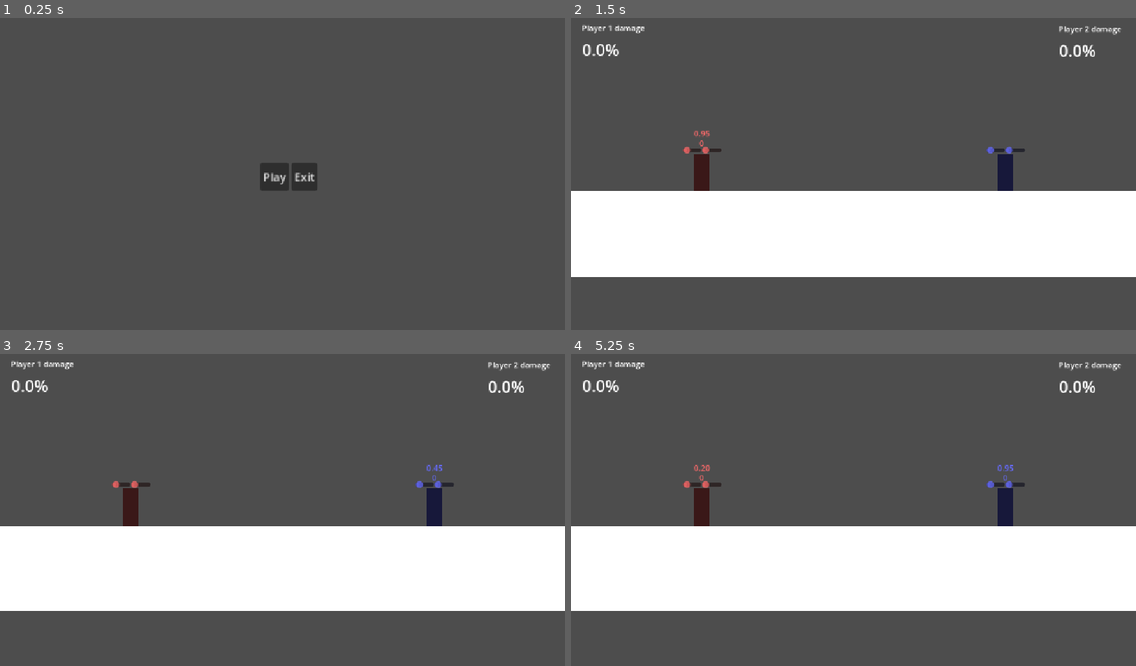
Above: before the commit, frames 1-4 (two rows, left to right).
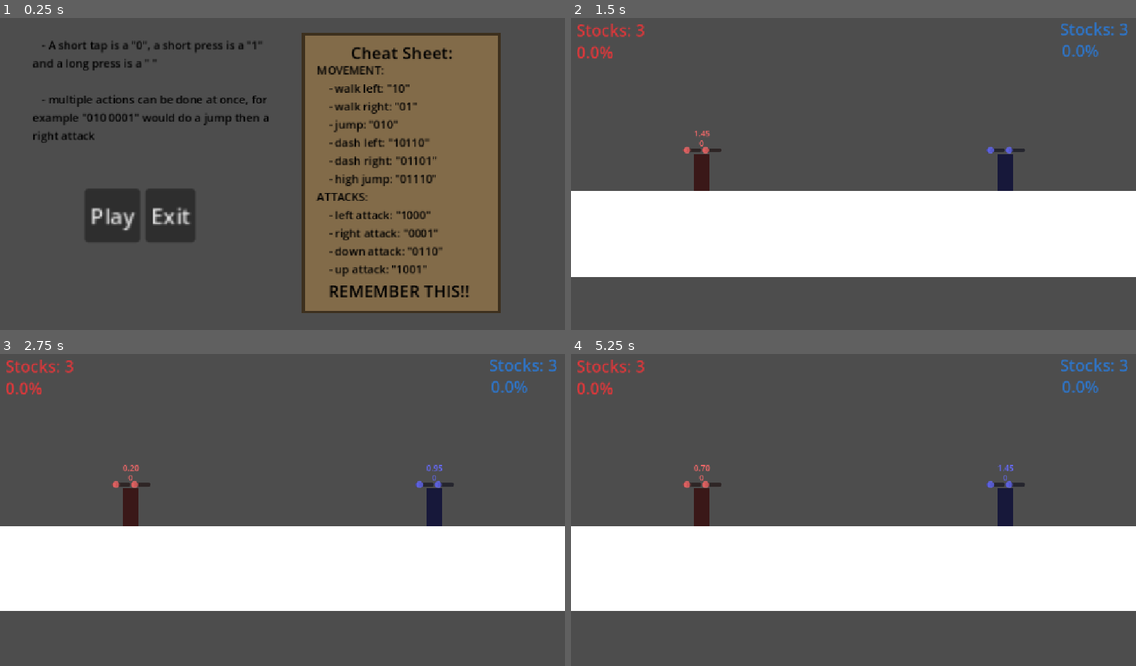
Above: after the commit, the same moments.

Repository: Bolb2019/OneKey
Game: Godot game, scene res://UI/menu.tscn
Same seed, same stepped clock (60 frames per second), same inputs: the game is played once before the commit and once after it.
Inputs (mouse positions are in pixels of both pictures, inside the frame that each line leads up to):
- Up to frame 1 (0.25 s): no input
- Up to frame 2 (1.5 s): click "Play" at 0.5 s; tap Enter at 1.25 s; move the mouse to (977, 155) at 1.27 s; hold Right from 1.28 s (still down); tap Q (OneKey_L) at 1.35 s; click (977, 155) at 1.42 s
- Up to frame 3 (2.75 s): keep holding Right; tap Up at 1.52, 2.27 s; tap Space at 2 s; move the mouse to (169, 522) at 2.02 s; tap N (OneKey_R) at 2.1 s
- Up to frame 4 (5.25 s): tap Enter at 2.75, 4.25 s; move the mouse to (910, 438) at 2.77 s; release Right at 2.78 s; hold Left 2.78-3.53 s; tap Alt at 2.85 s; tap Space at 3.5, 5 s; move the mouse to (825, 569) at 3.52 s; hold Right 3.53-5.03 s; tap Shift at 3.6 s; click (825, 569) at 3.67 s; tap Up at 3.77, 4.52 s; move the mouse to (1023, 553) at 4.27 s; tap Q (OneKey_L) at 4.35 s; move the mouse to (684, 460) at 5.02 s; hold Left from 5.03 s (still down); tap N (OneKey_R) at 5.1 s

The runs differ from the first frame. In frame 1, 36% of the frame differs, in the area x 5-89%, y 4-95%; in frame 2, 1.0%; in frame 3, 1.1%; in frame 4, 1.1%.

Commit message:
Game loop is complete, idk if/what to add tbh

Diff:
--- a/Main/Main.tscn
+++ b/Main/Main.tscn
@@ -2,18 +2,19 @@
 
 [ext_resource type="Script" uid="uid://dxv0y2bvbr11d" path="res://Main/camera.gd" id="1_83ytx"]
 [ext_resource type="PackedScene" uid="uid://bhfg834if323s" path="res://Player/Player.tscn" id="1_lxy7q"]
+[ext_resource type="Script" uid="uid://sifwf6ka1l81" path="res://Main/win.gd" id="3_amygn"]
 
 [sub_resource type="RectangleShape2D" id="RectangleShape2D_rxg2q"]
 size = Vector2(4454, 233)
-
-[sub_resource type="RectangleShape2D" id="RectangleShape2D_83ytx"]
-size = Vector2(1541, 2315)
 
 [sub_resource type="RectangleShape2D" id="RectangleShape2D_amygn"]
 size = Vector2(536.5, 2320)
 
 [sub_resource type="LabelSettings" id="LabelSettings_83ytx"]
 font_size = 33
+
+[sub_resource type="LabelSettings" id="LabelSettings_ps1la"]
+font_size = 146
 
 [node name="Node2D" type="Node2D" unique_id=1966251440]
 
@@ -32,35 +33,11 @@
 position = Vector2(-10, 0)
 shape = SubResource("RectangleShape2D_rxg2q")
 
-[node name="Danger" type="Area2D" parent="." unique_id=1230513254]
-position = Vector2(0, -232)
-scale = Vector2(0.75, 0.75)
-
-[node name="ColorRect2" type="ColorRect" parent="Danger" unique_id=188453257]
-offset_left = -2426.0
-offset_top = -2247.0
-offset_right = -876.0
-offset_bottom = 82.0
-color = Color(0.5714965, 0.11769725, 0.093138106, 0.21568628)
-
-[node name="ColorRect3" type="ColorRect" parent="Danger" unique_id=721507646]
-offset_left = 938.0
-offset_top = -2246.0
-offset_right = 2498.6667
-offset_bottom = 83.0
-color = Color(0.5714965, 0.11769725, 0.093138106, 0.21568628)
-
-[node name="CollisionShape2D2" type="CollisionShape2D" parent="Danger" unique_id=1498050117]
-position = Vector2(-1649.5, -1086)
-shape = SubResource("RectangleShape2D_83ytx")
-
-[node name="CollisionShape2D" type="CollisionShape2D" parent="Danger" unique_id=725987073]
-position = Vector2(1718, -1076)
-shape = SubResource("RectangleShape2D_83ytx")
-
 [node name="Death" type="Area2D" parent="." unique_id=1302523321]
 position = Vector2(0, -232)
 scale = Vector2(0.75, 0.75)
+collision_layer = 255
+collision_mask = 255
 
 [node name="ColorRect2" type="ColorRect" parent="Death" unique_id=521256749]
 offset_left = -2199.0
@@ -84,6 +61,20 @@
 position = Vector2(1910.25, -1078.001)
 shape = SubResource("RectangleShape2D_amygn")
 
+[node name="ColorRect4" type="ColorRect" parent="Death" unique_id=188453257]
+offset_left = -2426.0
+offset_top = -2247.0002
+offset_right = -876.0
+offset_bottom = 81.999756
+color = Color(0.5714965, 0.11769725, 0.093138106, 0.21568628)
+
+[node name="ColorRect5" type="ColorRect" parent="Death" unique_id=721507646]
+offset_left = 938.0
+offset_top = -2246.0002
+offset_right = 2498.6667
+offset_bottom = 82.999756
+color = Color(0.5714965, 0.11769725, 0.093138106, 0.21568628)
+
 [node name="Camera2D" type="Camera2D" parent="." unique_id=1984285792]
 position = Vector2(13, -562)
 script = ExtResource("1_83ytx")
@@ -99,33 +90,59 @@
 [node name="CanvasLayer" type="CanvasLayer" parent="." unique_id=1213274630]
 
 [node name="Player1" type="Label" parent="CanvasLayer" unique_id=1623527664]
+modulate = Color(0.8649178, 0.21565875, 0.22833344, 1)
 offset_left = 22.0
 offset_top = 20.0
 offset_right = 150.0
 offset_bottom = 43.0
-text = "Player 1 damage"
+
+[node name="stocks" type="Label" parent="CanvasLayer/Player1" unique_id=1652440058]
+layout_mode = 0
+offset_left = -11.0
+offset_top = -7.0
+offset_right = 128.0
+offset_bottom = 39.0
+text = "Stocks: 3"
+label_settings = SubResource("LabelSettings_83ytx")
 
 [node name="dmg" type="Label" parent="CanvasLayer/Player1" unique_id=930222034]
 layout_mode = 0
-offset_left = 1.0
-offset_top = 33.0
-offset_right = 129.0
-offset_bottom = 56.0
+offset_left = -11.0
+offset_top = 38.0
+offset_right = 117.0
+offset_bottom = 84.0
 text = "0%"
 label_settings = SubResource("LabelSettings_83ytx")
 
 [node name="Player2" type="Label" parent="CanvasLayer" unique_id=1746968936]
+modulate = Color(0.17986274, 0.45619684, 0.7813943, 1)
 offset_left = 994.0
 offset_top = 22.0
 offset_right = 1122.0
 offset_bottom = 45.0
-text = "Player 2 damage"
+
+[node name="stocks" type="Label" parent="CanvasLayer/Player2" unique_id=149803960]
+layout_mode = 0
+offset_left = 3.0
+offset_top = -11.0
+offset_right = 142.0
+offset_bottom = 35.0
+text = "Stocks: 3"
+label_settings = SubResource("LabelSettings_83ytx")
 
 [node name="dmg" type="Label" parent="CanvasLayer/Player2" unique_id=20956554]
 layout_mode = 0
-offset_left = 1.0
+offset_left = 7.0
 offset_top = 33.0
-offset_right = 129.0
-offset_bottom = 56.0
+offset_right = 135.0
+offset_bottom = 79.0
 text = "0%"
 label_settings = SubResource("LabelSettings_83ytx")
+
+[node name="Label" type="Label" parent="CanvasLayer" unique_id=1773682487]
+offset_left = 194.0
+offset_top = 257.0
+offset_right = 1135.0
+offset_bottom = 457.0
+label_settings = SubResource("LabelSettings_ps1la")
+script = ExtResource("3_amygn")
--- a/Main/camera.gd
+++ b/Main/camera.gd
@@ -12,6 +12,8 @@
 func _process(delta):
 	$"../CanvasLayer/Player1/dmg".text = str(GlobalStats.damage_p1) + "%"
 	$"../CanvasLayer/Player2/dmg".text = str(GlobalStats.damage_p2) + "%"
+	$"../CanvasLayer/Player1/stocks".text = "Stocks: " + str(GlobalStats.stocks_p1)
+	$"../CanvasLayer/Player2/stocks".text = "Stocks: " + str(GlobalStats.stocks_p2)
 
 	# Center camera between players
 	var center = (player1.global_position + player2.global_position) / 2.0
--- /dev/null
+++ b/Main/win.gd
@@ -0,0 +1,16 @@
+extends Label
+
+
+# Called when the node enters the scene tree for the first time.
+func _ready() -> void:
+	text = ""
+
+
+# Called every frame. 'delta' is the elapsed time since the previous frame.
+func _process(delta: float) -> void:
+	if GlobalStats.winner == "p1":
+		text = "Red Wins"
+		modulate = Color(0.788, 0.0, 0.0)
+	elif GlobalStats.winner == "p2":
+		text = "Blue Wins"
+		modulate = Color(0.179, 0.409, 0.739)
--- a/Player/GlobalStats.gd
+++ b/Player/GlobalStats.gd
@@ -2,3 +2,6 @@
 
 var damage_p1 = 0.0
 var damage_p2 = 0.0
+var stocks_p1 = 3
+var stocks_p2 = 3
+var winner = ""
--- a/Player/Player.tscn
+++ b/Player/Player.tscn
@@ -66,6 +66,7 @@
 autowrap_mode = 2
 
 [node name="Timer" type="Timer" parent="Use" unique_id=240615571]
+wait_time = 1.5
 one_shot = true
 
 [node name="Attack_L" type="Area2D" parent="." unique_id=337351970]
--- a/Player/character_body_2d.gd
+++ b/Player/character_body_2d.gd
@@ -42,6 +42,17 @@
 func _ready() -> void:
 	if name == "Player_2":
 		input = "OneKey_R"
+
+	if name == "Player_1":
+		collision_layer = 2
+		collision_mask = 3
+	elif name == "Player_2":
+		collision_layer = 4
+		collision_mask = 5
+
+	var death_zone = get_tree().current_scene.get_node_or_null("Death")
+	if death_zone != null:
+		death_zone.connect("body_entered", Callable(self, "_on_death_area_body_entered"))
 
 func _physics_process(delta: float) -> void:
 	time += delta
@@ -175,16 +186,46 @@
 
 func _register_hit_damage(dmg) -> void:
 	if name == "Player_1":
+		GlobalStats.damage_p2 += dmg
+	elif name == "Player_2":
 		GlobalStats.damage_p1 += dmg
-	elif name == "Player_2":
-		GlobalStats.damage_p2 += dmg
 
 func _apply_knockback(area: Area2D) -> void:
 	var knockback = ATTACK_KNOCKBACK.get(area.name, Vector2.ZERO)
 
 	if name == "Player_1":
+		velocity.x += knockback.x * (1.0 + (GlobalStats.damage_p2 / 100.0))
+		velocity.y += knockback.y * (1.0 + (GlobalStats.damage_p2 / 100.0))
+	elif name == "Player_2":
 		velocity.x += knockback.x * (1.0 + (GlobalStats.damage_p1 / 100.0))
 		velocity.y += knockback.y * (1.0 + (GlobalStats.damage_p1 / 100.0))
-	elif name == "Player_2":
-		velocity.x += knockback.x * (1.0 + (GlobalStats.damage_p2 / 100.0))
-		velocity.y += knockback.y * (1.0 + (GlobalStats.damage_p2 / 100.0))
+
+func _on_death_area_body_entered(body: Node2D) -> void:
+	if body != self:
+		return
+
+	if name == "Player_1":
+		GlobalStats.stocks_p1 -= 1
+		if GlobalStats.stocks_p1 <= 0:
+			GlobalStats.stocks_p1 = 3
+			GlobalStats.stocks_p2 = 3
+			GlobalStats.damage_p1 = 0
+			GlobalStats.damage_p2 = 0
+			GlobalStats.winner = "p2"
+			await get_tree().create_timer(2).timeout
+			get_tree().change_scene_to_file("res://UI/menu.tscn")
+			return
+	elif name == "Player_2":
+		GlobalStats.stocks_p2 -= 1
+		if GlobalStats.stocks_p2 <= 0:
+			GlobalStats.stocks_p1 = 3
+			GlobalStats.stocks_p2 = 3
+			GlobalStats.damage_p1 = 0
+			GlobalStats.damage_p2 = 0
+			GlobalStats.winner = "p1"
+			await get_tree().create_timer(2).timeout
+			get_tree().change_scene_to_file("res://UI/menu.tscn")
+			return
+
+	position = Vector2(0, -300)
+	velocity = Vector2.ZERO
--- a/UI/menu.tscn
+++ b/UI/menu.tscn
@@ -1,6 +1,11 @@
 [gd_scene format=3 uid="uid://dr1mkwa4nlntj"]
 
 [ext_resource type="Script" uid="uid://umac1abxsa40" path="res://UI/menu.gd" id="1_fytbl"]
+
+[sub_resource type="LabelSettings" id="LabelSettings_0h2wq"]
+font_size = 24
+
+[sub_resource type="LabelSettings" id="LabelSettings_wfiwe"]
 
 [node name="Menu" type="Control" unique_id=1218142233]
 layout_mode = 3
@@ -13,10 +18,11 @@
 
 [node name="HBoxContainer" type="HBoxContainer" parent="." unique_id=519811619]
 layout_mode = 0
-offset_left = 571.0
-offset_top = 302.0
-offset_right = 698.0
-offset_bottom = 342.0
+offset_left = 319.0
+offset_top = 338.99997
+offset_right = 446.0
+offset_bottom = 378.99997
+scale = Vector2(1.9383268, 1.9383268)
 
 [node name="Play" type="Button" parent="HBoxContainer" unique_id=597477533]
 layout_mode = 2
@@ -30,5 +36,75 @@
 position = Vector2(603, 314)
 zoom = Vector2(1.42, 1.42)
 
+[node name="ColorRect2" type="ColorRect" parent="." unique_id=133744406]
+layout_mode = 0
+offset_left = 631.0
+offset_top = 115.0
+offset_right = 917.0
+offset_bottom = 518.0
+color = Color(0.23849377, 0.189372, 0.11637195, 1)
+
+[node name="ColorRect" type="ColorRect" parent="ColorRect2" unique_id=266016370]
+layout_mode = 0
+offset_left = 4.0
+offset_top = 4.0
+offset_right = 281.0
+offset_bottom = 399.0
+color = Color(0.51005155, 0.41953874, 0.28731883, 1)
+
+[node name="Label" type="Label" parent="ColorRect2" unique_id=2011634844]
+modulate = Color(0, 0, 0, 1)
+layout_mode = 0
+offset_left = 70.0
+offset_top = 12.0
+offset_right = 216.0
+offset_bottom = 46.0
+text = "Cheat Sheet:"
+label_settings = SubResource("LabelSettings_0h2wq")
+
+[node name="Label2" type="Label" parent="ColorRect2" unique_id=188572677]
+modulate = Color(0, 0, 0, 1)
+layout_mode = 0
+offset_left = 21.0
+offset_top = 42.0
+offset_right = 274.0
+offset_bottom = 351.0
+text = "MOVEMENT:
+    - walk left: \"10\"
+    - walk right: \"01\"
+    - jump: \"010\"
+    - dash left: \"10110\"
+    - dash right: \"01101\"
+    - high jump: \"01110\"
+ATTACKS:
+    - left attack: \"1000\"
+    - right attack: \"0001\"
+    - down attack: \"0110\"
+    - up attack: \"1001\""
+label_settings = SubResource("LabelSettings_wfiwe")
+
+[node name="Label3" type="Label" parent="ColorRect2" unique_id=970358854]
+modulate = Color(0, 0, 0, 1)
+layout_mode = 0
+offset_left = 38.0
+offset_top = 354.0
+offset_right = 241.0
+offset_bottom = 388.0
+text = "REMEMBER THIS!!"
+label_settings = SubResource("LabelSettings_0h2wq")
+
+[node name="Label2" type="Label" parent="." unique_id=1842347990]
+modulate = Color(0, 0, 0, 1)
+layout_mode = 0
+offset_left = 244.0
+offset_top = 121.0
+offset_right = 604.0
+offset_bottom = 295.0
+text = "   - A short tap is a \"0\", a short press is a \"1\" and a long press is a \" \"
+
+   - multiple actions can be done at once, for example \"010 0001\" would do a jump then a right attack"
+label_settings = SubResource("LabelSettings_wfiwe")
+autowrap_mode = 2
+
 [connection signal="pressed" from="HBoxContainer/Play" to="." method="_on_play_pressed"]
 [connection signal="pressed" from="HBoxContainer/Exit" to="." method="_on_exit_pressed"]
Not shown, added: Main/win.gd.uid
